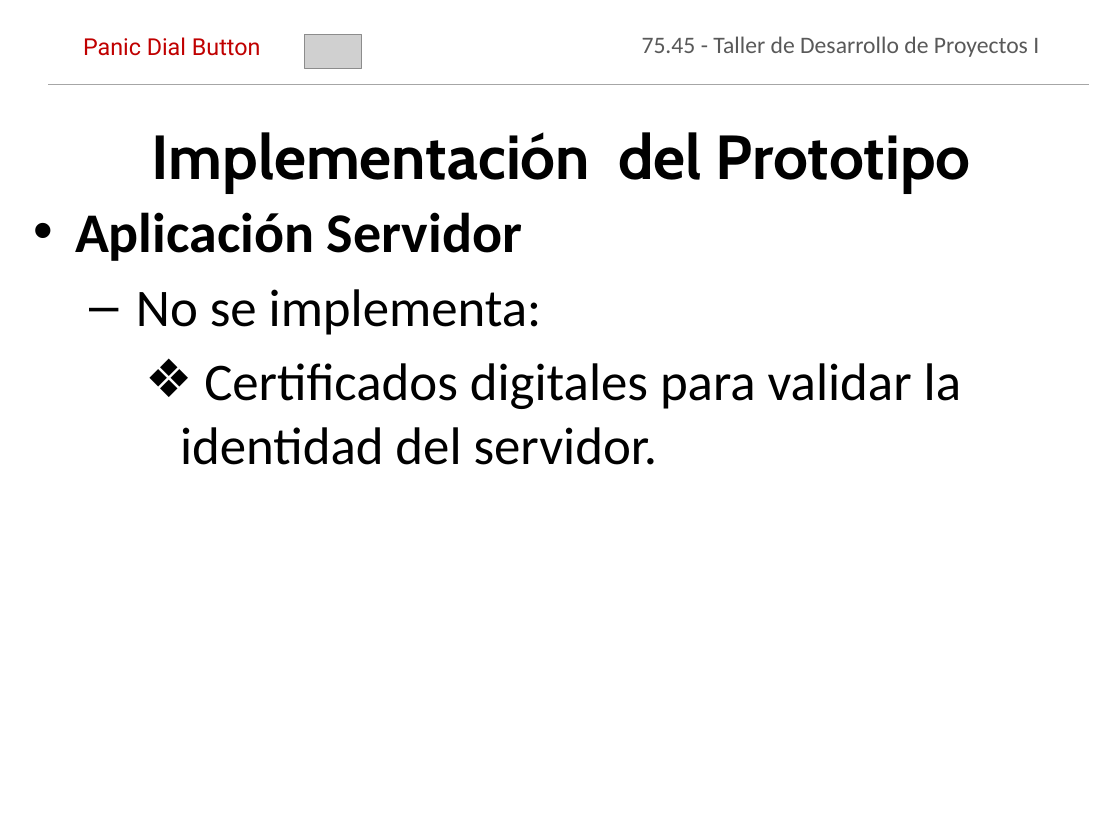
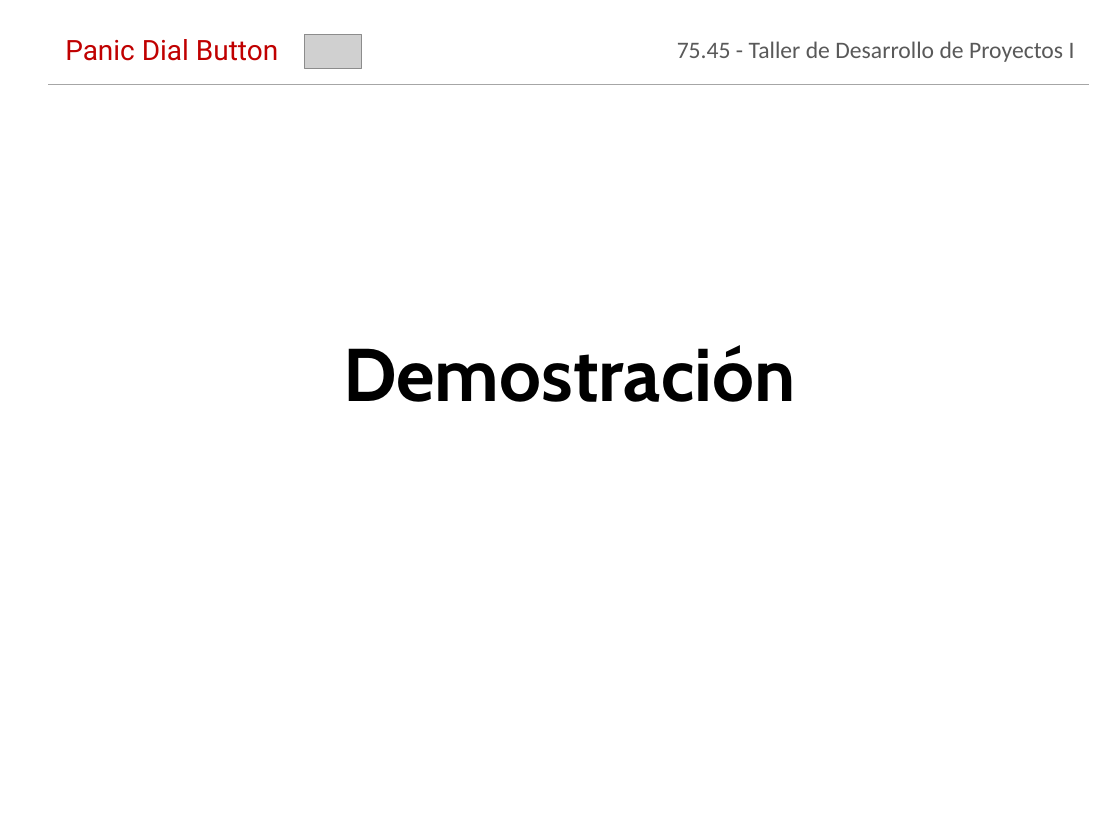
Before and after one commit to jmonetti/2012-1er-taller-de-desarrollo-de-proyectos-i, a slide deck: slide 35 of docs/Presentacion final/PresentacionFinal_V9.pptx (slide 37 before the commit). Drawn at 1120x840 pixels with LibreOffice and Linux fonts; fonts in the diff are those of the drawing; grey boxes stand for pictures; background and template pictures are left out. Boxes give left, top, right and bottom in pixels: in the first picture for what was removed or moved away, otherwise in the second. Text is boxed around its words. In the diff, an @@ line names an element or a change of style, - is before the commit and + after.

Commit message:
Modificaciones para la presentación final.

```diff
--- a/docs/Presentacion final/PresentacionFinal_V9.pptx
+++ b/docs/Presentacion final/PresentacionFinal_V9.pptx
@@ text "75.45 - Taller de Desarrollo ..." moved from (x1=642, y1=36, x2=1039, y2=57) to (x1=677, y1=41, x2=1075, y2=62) @@
@@ text "75.45 - Taller de Desarrollo ..." at (x1=677, y1=41, x2=1075, y2=62): line spacing 0.8 to 1 @@
@@ text "Panic Dial Button" at (x1=65, y1=39, x2=278, y2=61): size 15 to 18 pt; line spacing 0.8 to 1; vertical alignment top to middle @@
@@ title removed at (x1=152, y1=132, x2=971, y2=194) @@
-Implementación del Prototipo
@@ text removed at (x1=75, y1=212, x2=961, y2=465) @@
-• Aplicación Servidor
-  – No se implementa:
-    ❖ Certificados digitales para validar la identidad del servidor.
@@ text added at (x1=343, y1=345, x2=795, y2=402), 48 pt, text #000000, bold @@
+Demostración
```
Also in this commit, not shown: 17 other slides changed, 2 slides removed, 1 other file.
